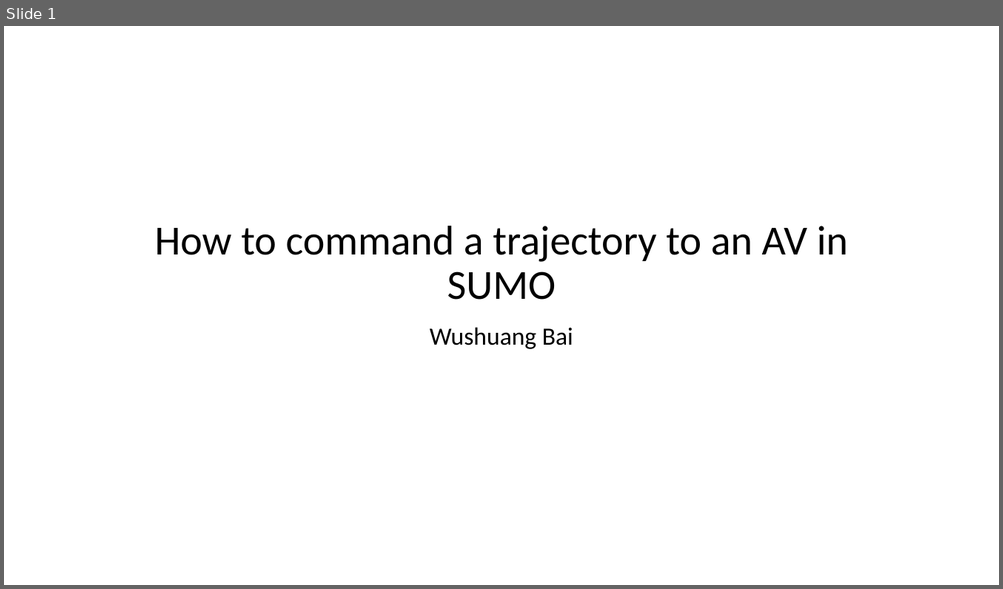
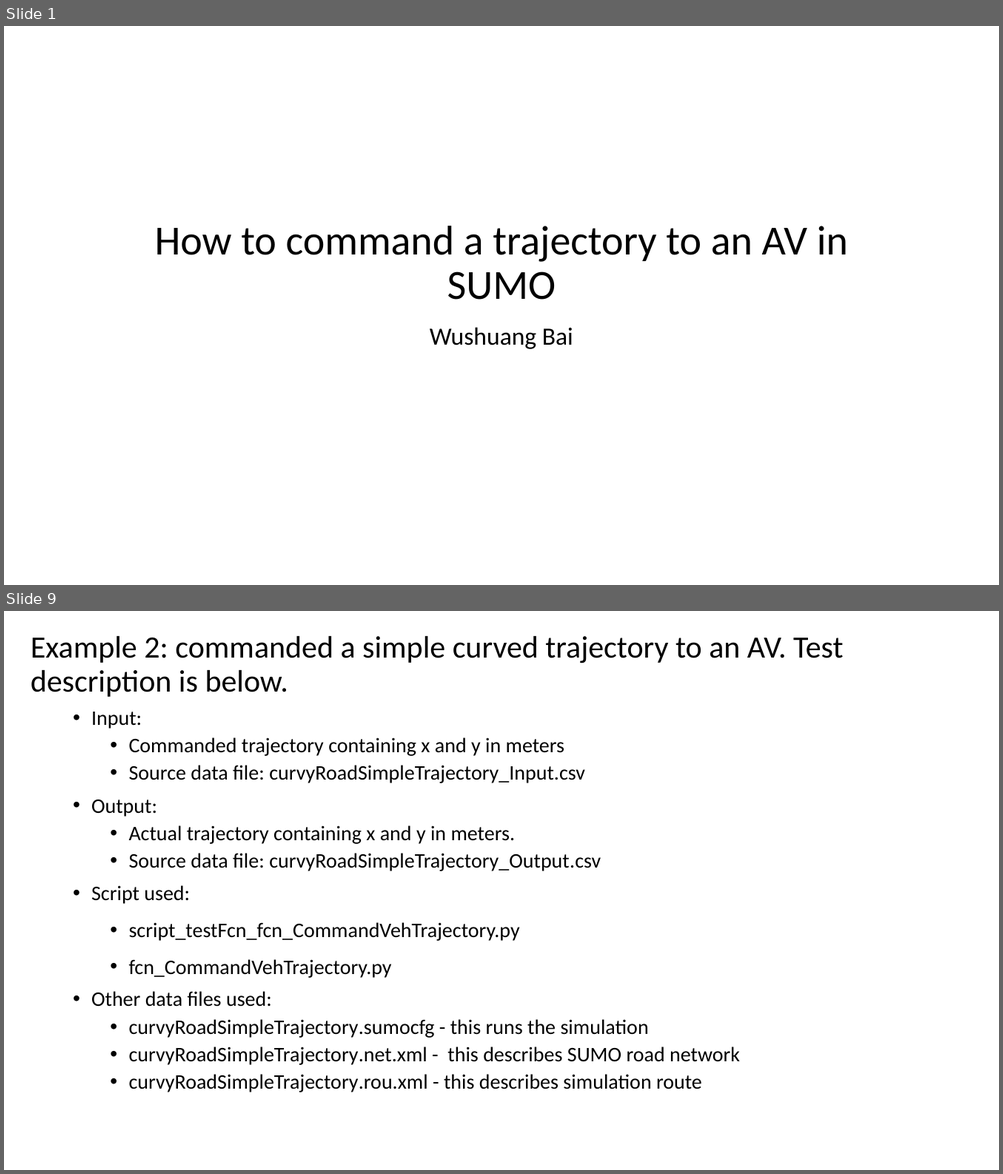
Before and after one commit to PAWorkzoneAutomation/TrafficSimulators_GettingStartedWithDifferrentSimulators_GettingStartedWithSUMO, a slide deck: Documents/How to command a trajectory to an AV.pptx. Shown one above the other, each under a label of ours: slide 1 before the commit, slides 1 and 9 after it; the slides between them are not shown. The pictures are 1003x589 and 1003x1174 pixels, drawn with LibreOffice and Linux fonts; fonts in the diff are those of the drawing. Boxes give left, top, right and bottom in pixels: in the first picture for what was removed or moved away, otherwise in the second. Text is boxed around its words. In the diff, an @@ line names an element or a change of style, - is before the commit and + after.

```diff
--- a/Documents/How to command a trajectory to an AV.pptx
+++ b/Documents/How to command a trajectory to an AV.pptx
@@ slide 9 added at <box>4,611,999,1170</box>, background #FFFFFF @@
@@ text added at <box>31,636,843,697</box>, 30 pt, text #000000 @@
+Example 2: commanded a simple curved trajectory to an AV. Test description is below.
@@ text added at <box>91,712,740,1093</box>, 20 pt, text #000000 @@
+• Input:
+  • Commanded trajectory containing x and y in meters
+  • Source data file: curvyRoadSimpleTrajectory_Input.csv
+• Output:
+  • Actual trajectory containing x and y in meters.
+  • Source data file: curvyRoadSimpleTrajectory_Output.csv
+• Script used:
+  • script_testFcn_fcn_CommandVehTrajectory.py
+  • fcn_CommandVehTrajectory.py
+• Other data files used:
+  • curvyRoadSimpleTrajectory.sumocfg - this runs the simulation
+  • curvyRoadSimpleTrajectory.net.xml - this describes SUMO road network
+  • curvyRoadSimpleTrajectory.rou.xml - this describes simulation route
```
Also in this commit, not shown: 8 slides changed, 11 other slides added.
